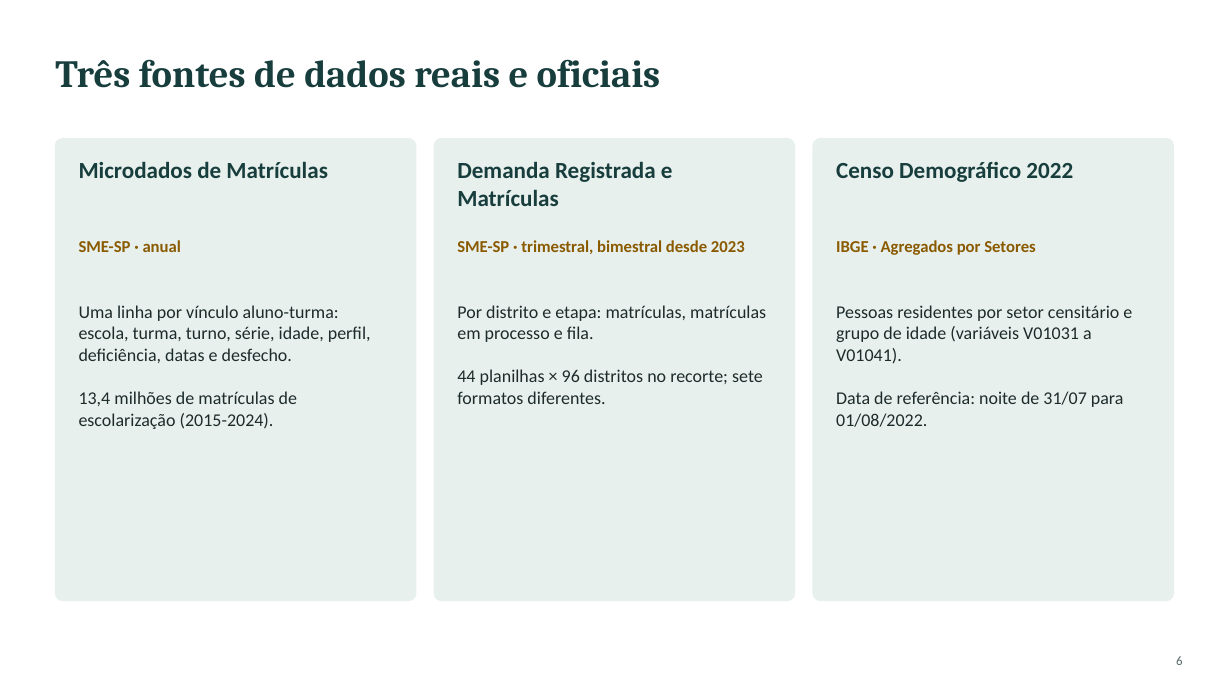
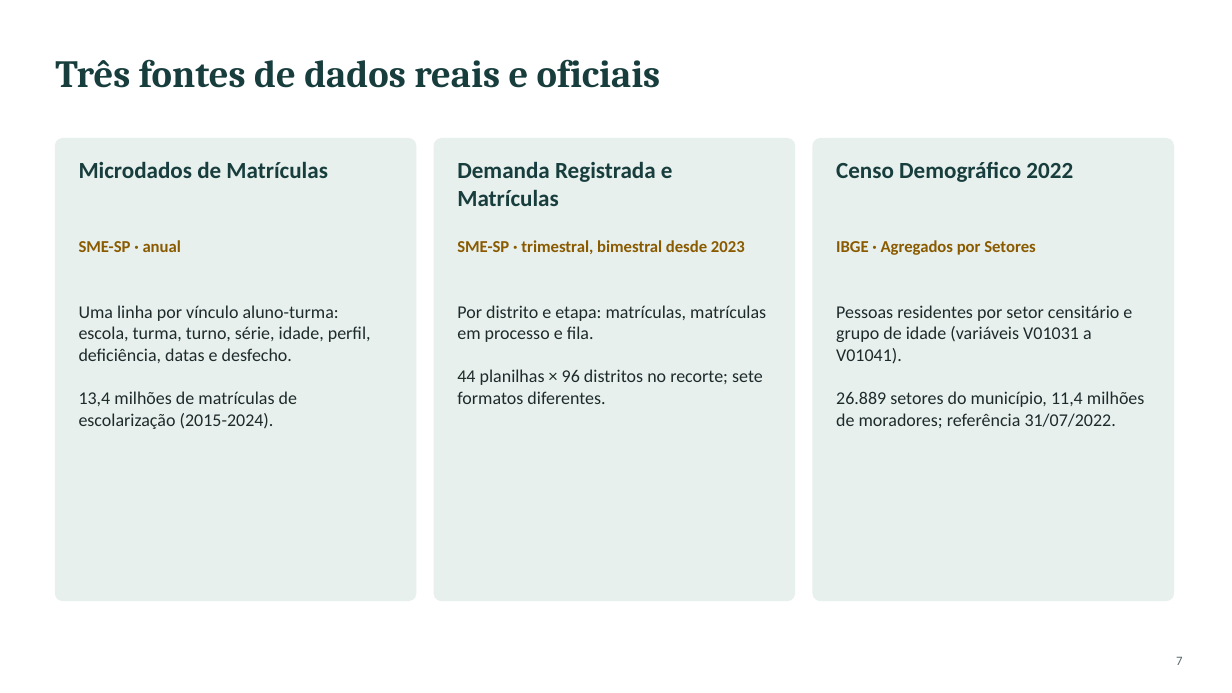
Before and after one commit to kevennlaranjeira/OLAP2026, a slide deck: slide 7 of docs/apresentacao/apresentacao-projeto1.pptx (slide 6 before the commit). Drawn at 1232x693 pixels with LibreOffice and Linux fonts; fonts in the diff are those of the drawing. Boxes give left, top, right and bottom in pixels: in the first picture for what was removed or moved away, otherwise in the second. Text is boxed around its words. In the diff, an @@ line names an element or a change of style, - is before the commit and + after.

```diff
--- a/docs/apresentacao/apresentacao-projeto1.pptx
+++ b/docs/apresentacao/apresentacao-projeto1.pptx
@@ text at box(836, 391, 1145, 428): text changed @@
-Data de referência: noite de 31/07 para 01/08/2022.
+26.889 setores do município, 11,4 milhões de moradores; referência 31/07/2022.
@@ text at box(1176, 657, 1182, 665): text changed @@
-6
+7
```
Also in this commit, not shown: 12 other slides changed, 7 slides added, 3 slides removed, 3 other files.
